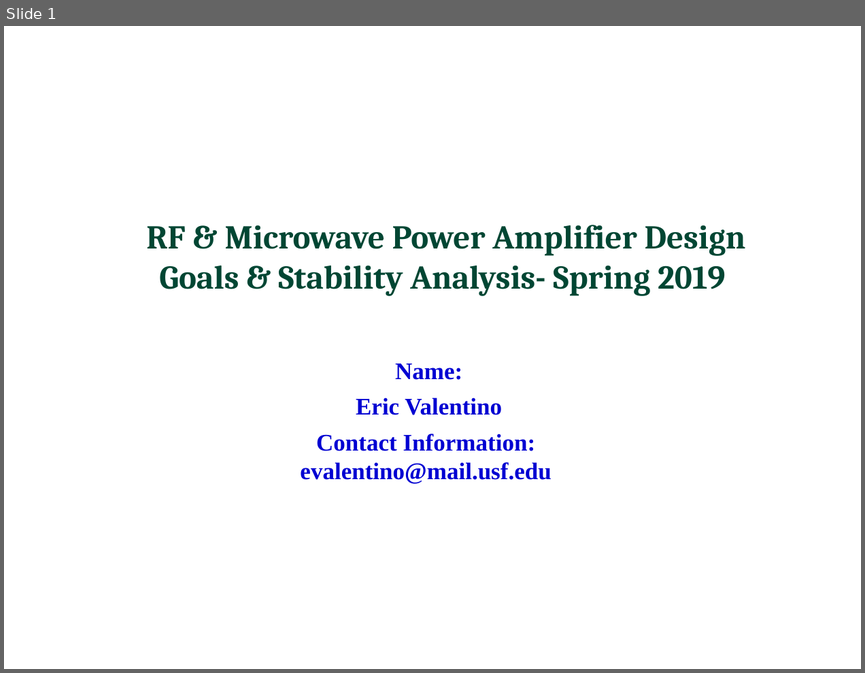
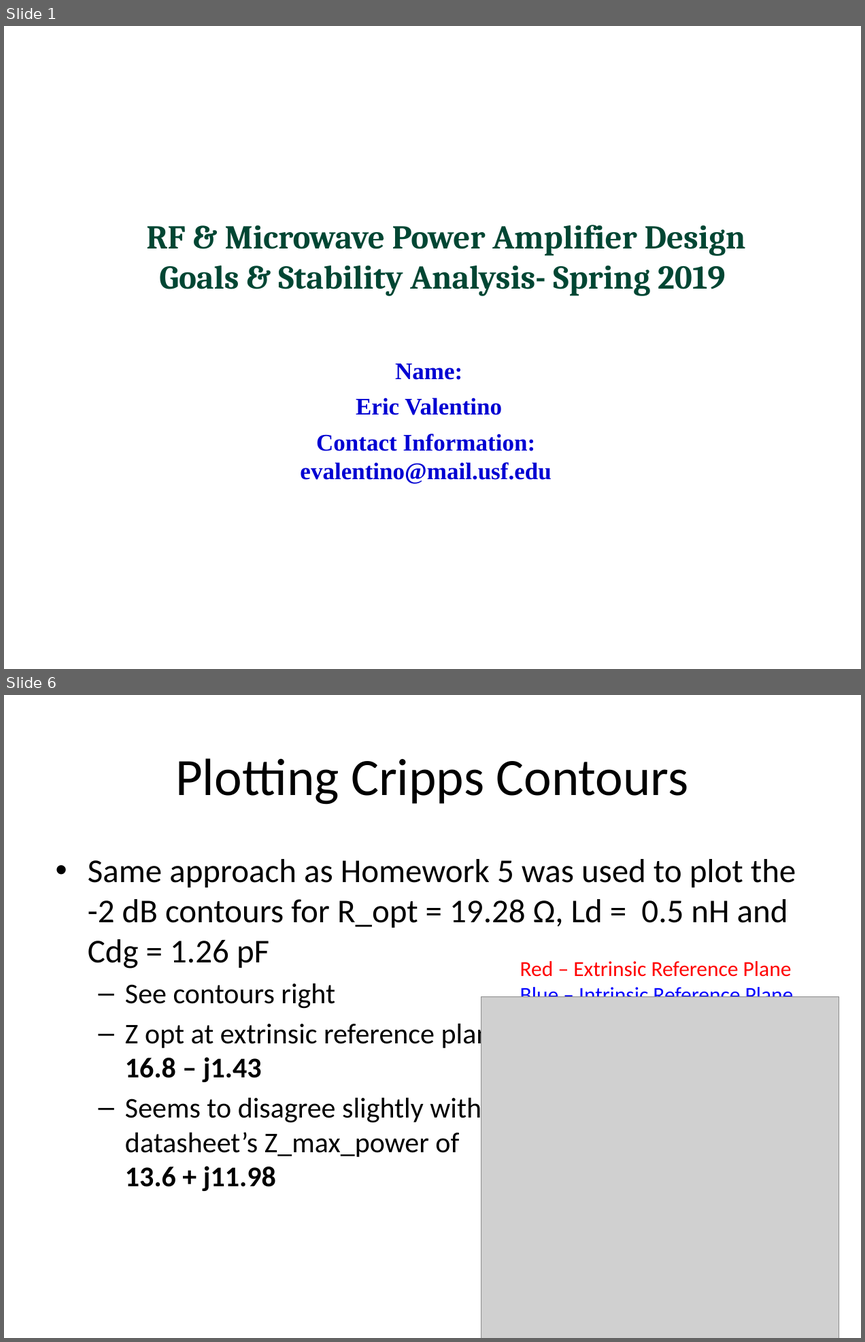
Before and after one commit to Gloamglozer/PA, a slide deck: PowerPoints/Valentino_Design_Goals_and_Calculations.pptx. Shown one above the other, each under a label of ours: slide 1 before the commit, slides 1 and 6 after it; the slides between them are not shown. The pictures are 865x673 and 865x1342 pixels, drawn with LibreOffice and Linux fonts; fonts in the diff are those of the drawing; grey boxes stand for pictures; background and template pictures are left out. Boxes give left, top, right and bottom in pixels: in the first picture for what was removed or moved away, otherwise in the second. Text is boxed around its words. In the diff, an @@ line names an element or a change of style, - is before the commit and + after.

```diff
--- a/PowerPoints/Valentino_Design_Goals_and_Calculations.pptx
+++ b/PowerPoints/Valentino_Design_Goals_and_Calculations.pptx
@@ slide 6 added at [4,695,861,1338], background #FFFFFF @@
@@ title added at [175,758,689,804], 44 pt, text #000000 @@
+Plotting Cripps Contours
@@ text added at [88,859,796,1191], 24 pt, text #000000 @@
+• Same approach as Homework 5 was used to plot the -2 dB contours for R_opt = 19.28 Ω, Ld = 0.5 nH and Cdg = 1.26 pF
+  – See contours right
+  – Z opt at extrinsic reference plane:
+    16.8 – j1.43
+  – Seems to disagree slightly with
+    datasheet’s Z_max_power of
+    13.6 + j11.98
@@ text added at [520,961,793,1006], 18 pt, text #0000FF @@
+Red – Extrinsic Reference Plane
+Blue – Intrinsic Reference Plane
@@ picture added at [481,997,839,1338] @@
```
Also in this commit, not shown: 1 slide changed, 3 other slides added, 1 slide removed.
